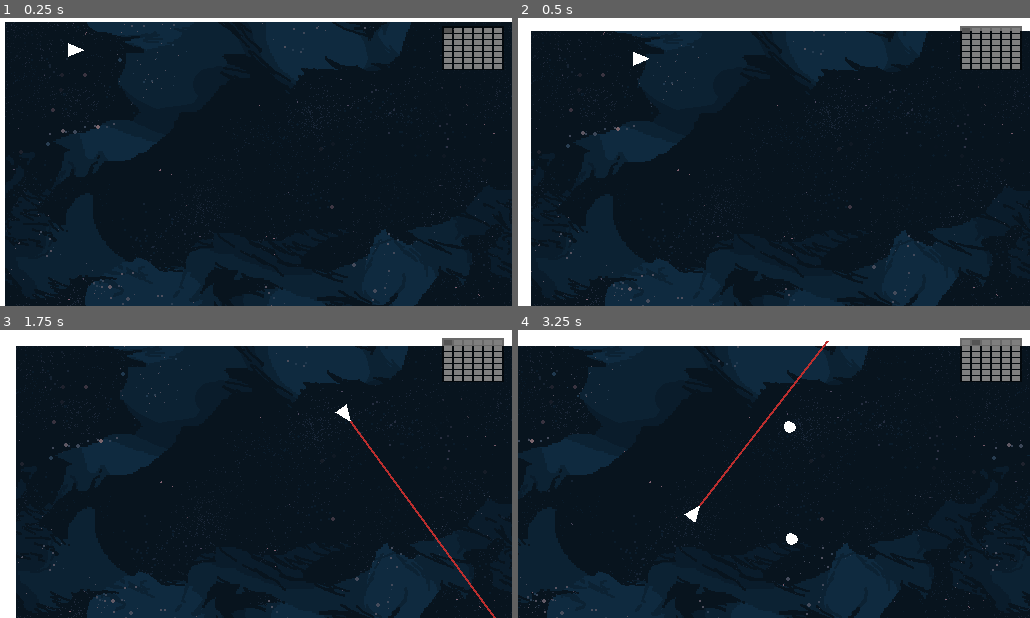
Above: before the commit, frames 1-4 (two rows, left to right).
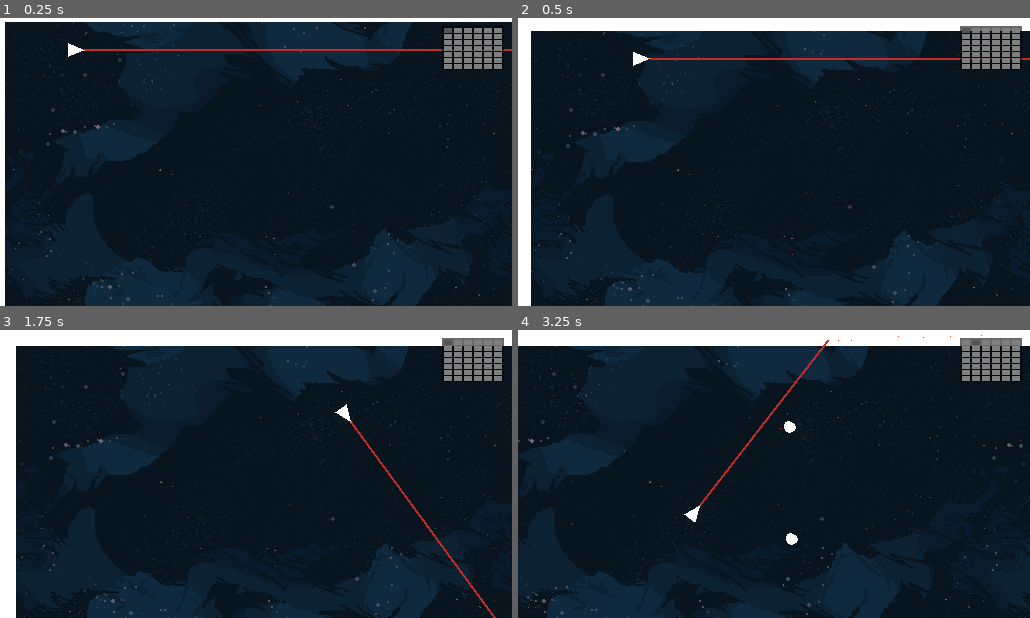
Above: after the commit, the same moments.

Repository: boukew99/godot_wild_jam_34
Game: Godot game, scene res://physics/2d/game.tscn
The game is run twice, just before and just after one commit, with the same random seed, the same clock (stepped at 60 frames per second) and the same inputs. This scene is started directly instead of the project's main scene.
Inputs:
- Up to frame 1 (0.25 s): no input
- Up to frame 2 (0.5 s): no input
- Up to frame 3 (1.75 s): hold Right (right) 0.53-1.28 s; hold Z (laser) 0.53-1.28 s; hold Down (down) from 1.28 s (still down); tap Z (laser) at 1.35 s
- Up to frame 4 (3.25 s): release Down (down) at 2.03 s; hold Right (right) 2.03-2.78 s; hold Z (laser) 2.03-2.78 s; hold Up (up) from 2.78 s (still down); tap Z (laser) at 2.85 s

The runs differ from the first frame. In frame 1, 0.5% of the frame differs, in the area x 16-100%, y 10-12%; in frame 2, 0.5%; in frame 3, less than 0.1%; in frame 4, less than 0.1%.

Commit message:
controller support and laser particles

Diff:
--- a/godot_wild_jam_34/physics/2d/laser.gd
+++ b/godot_wild_jam_34/physics/2d/laser.gd
@@ -2,6 +2,7 @@
 
 onready var ray_cast = $RayCast2D
 onready var line = $Line2D
+onready var end = $Line2D/End
 
 func _unhandled_input(event):
 	if event.is_action_pressed("laser"):
@@ -10,11 +11,12 @@
 		$Timer.start()
 
 func _physics_process(delta):
+	var distance = ray_cast.cast_to.x
 	if ray_cast.is_colliding():
-		line.points[1].x = (ray_cast.get_collision_point() - global_position).length()
-	else:
-		line.points[1].x = ray_cast.cast_to.x
+		distance = (ray_cast.get_collision_point() - global_position).length()
 
+	line.points[1].x = distance
+	end.position.x = distance
 
 func _on_Timer_timeout():
 	line.hide()
--- a/godot_wild_jam_34/physics/2d/space_ship.tscn
+++ b/godot_wild_jam_34/physics/2d/space_ship.tscn
@@ -34,14 +34,24 @@
 cast_to = Vector2( 512, 0 )
 
 [node name="Line2D" type="Line2D" parent="Laser"]
-visible = false
-modulate = Color( 0.733333, 0.180392, 0.180392, 1 )
 points = PoolVector2Array( 0, 0, 9, 0 )
 width = 2.0
-default_color = Color( 1, 1, 1, 1 )
+default_color = Color( 0.764706, 0.168627, 0.168627, 1 )
+end_cap_mode = 2
 
 [node name="Begin" type="Polygon2D" parent="Laser/Line2D"]
+color = Color( 0.941176, 0.415686, 0.27451, 1 )
 polygon = PoolVector2Array( -1, 0, 0, -1, 1, 0, 0, 1 )
+
+[node name="End" type="CPUParticles2D" parent="Laser/Line2D"]
+position = Vector2( 9, 0 )
+speed_scale = 6.51
+local_coords = false
+direction = Vector2( -1, 0 )
+spread = 90.0
+gravity = Vector2( 0, 0 )
+initial_velocity = 5.0
+color = Color( 0.929412, 0.254902, 0.0196078, 1 )
 
 [node name="Timer" type="Timer" parent="Laser"]
 wait_time = 0.6
--- a/godot_wild_jam_34/project.godot
+++ b/godot_wild_jam_34/project.godot
@@ -65,21 +65,25 @@
 left={
 "deadzone": 0.5,
 "events": [ Object(InputEventKey,"resource_local_to_scene":false,"resource_name":"","device":0,"alt":false,"shift":false,"control":false,"meta":false,"command":false,"pressed":false,"scancode":16777231,"unicode":0,"echo":false,"script":null)
+, Object(InputEventJoypadMotion,"resource_local_to_scene":false,"resource_name":"","device":0,"axis":0,"axis_value":-1.0,"script":null)
  ]
 }
 right={
 "deadzone": 0.5,
 "events": [ Object(InputEventKey,"resource_local_to_scene":false,"resource_name":"","device":0,"alt":false,"shift":false,"control":false,"meta":false,"command":false,"pressed":false,"scancode":16777233,"unicode":0,"echo":false,"script":null)
+, Object(InputEventJoypadMotion,"resource_local_to_scene":false,"resource_name":"","device":0,"axis":0,"axis_value":1.0,"script":null)
  ]
 }
 up={
 "deadzone": 0.5,
 "events": [ Object(InputEventKey,"resource_local_to_scene":false,"resource_name":"","device":0,"alt":false,"shift":false,"control":false,"meta":false,"command":false,"pressed":false,"scancode":16777232,"unicode":0,"echo":false,"script":null)
+, Object(InputEventJoypadMotion,"resource_local_to_scene":false,"resource_name":"","device":0,"axis":1,"axis_value":-1.0,"script":null)
  ]
 }
 down={
 "deadzone": 0.5,
 "events": [ Object(InputEventKey,"resource_local_to_scene":false,"resource_name":"","device":0,"alt":false,"shift":false,"control":false,"meta":false,"command":false,"pressed":false,"scancode":16777234,"unicode":0,"echo":false,"script":null)
+, Object(InputEventJoypadMotion,"resource_local_to_scene":false,"resource_name":"","device":0,"axis":1,"axis_value":1.0,"script":null)
  ]
 }
 fullscreen={
@@ -90,6 +94,7 @@
 laser={
 "deadzone": 0.5,
 "events": [ Object(InputEventKey,"resource_local_to_scene":false,"resource_name":"","device":0,"alt":false,"shift":false,"control":false,"meta":false,"command":false,"pressed":false,"scancode":90,"unicode":0,"echo":false,"script":null)
+, Object(InputEventJoypadButton,"resource_local_to_scene":false,"resource_name":"","device":0,"button_index":0,"pressure":0.0,"pressed":false,"script":null)
  ]
 }
 
